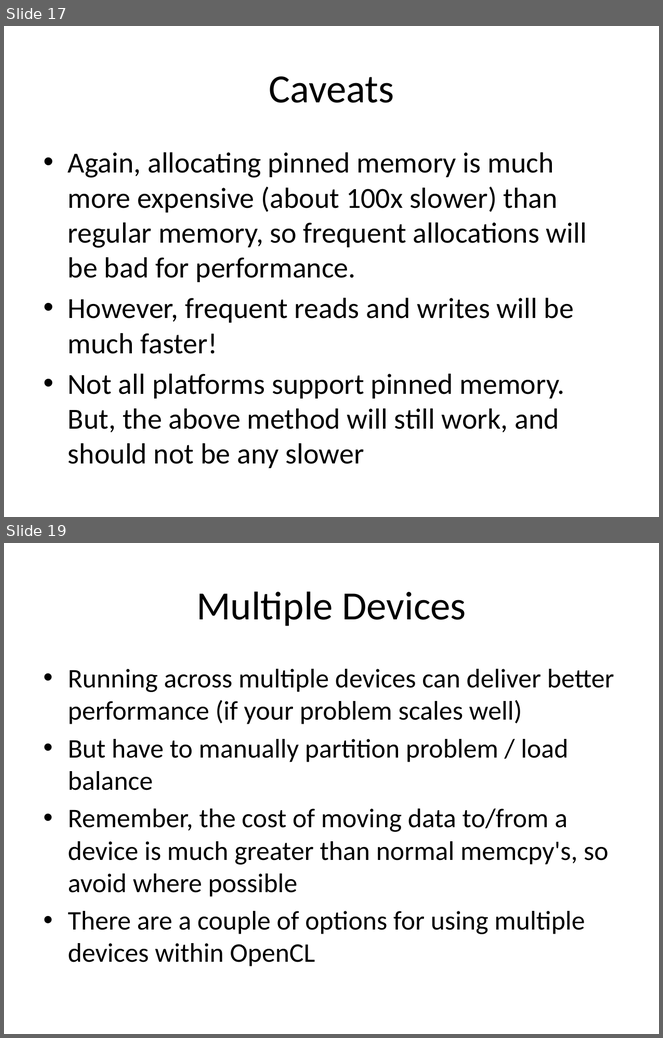
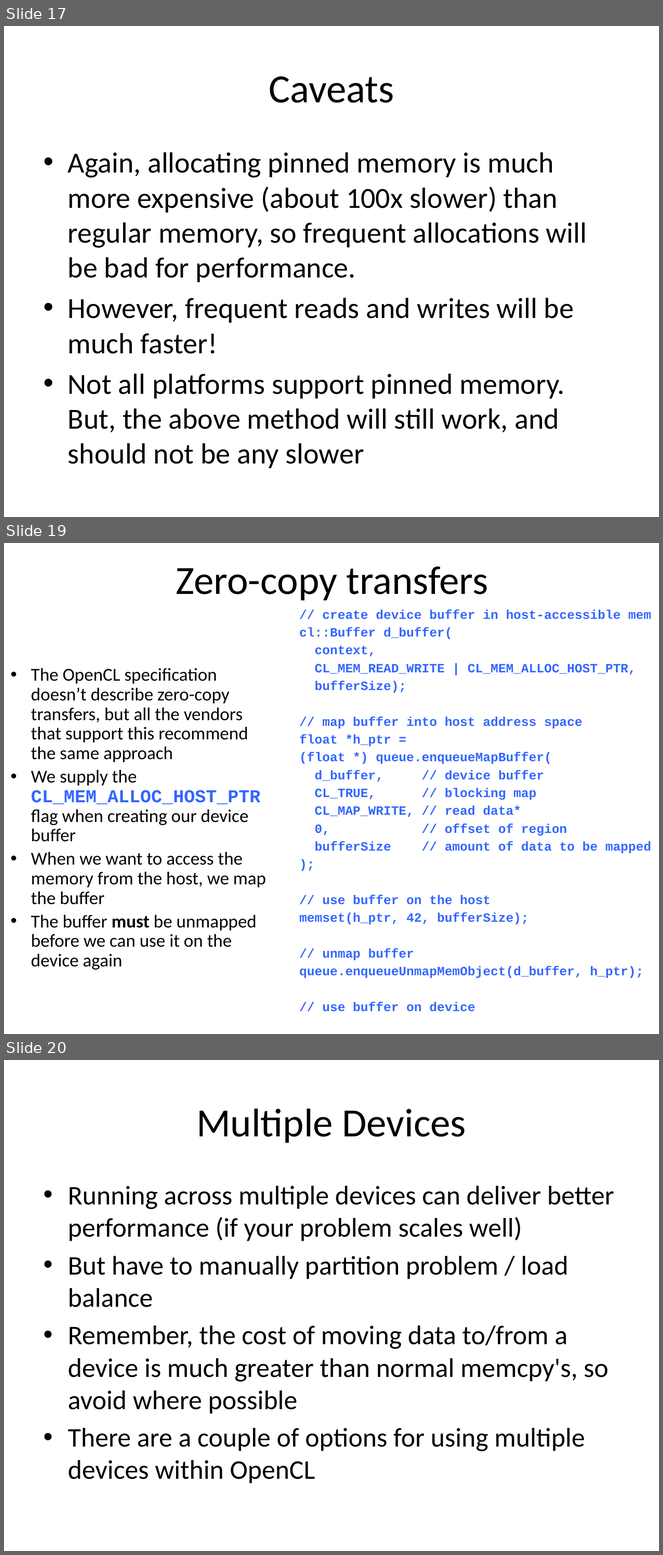
Before and after one commit to UoB-HPC/opencl-training-code, a slide deck: slides/advanced_part1.pptx. Shown one above the other, each under a label of ours: slides 17 and 19 before the commit, slides 17, 19 and 20 after it; the slides between them are not shown. The pictures are 663x1038 and 663x1555 pixels, drawn with LibreOffice and Linux fonts; fonts in the diff are those of the drawing. Boxes give left, top, right and bottom in pixels: in the first picture for what was removed or moved away, otherwise in the second. Text is boxed around its words. In the diff, an @@ line names an element or a change of style, - is before the commit and + after.

Commit message:
Added slides describing zero-copy transfers.

```diff
--- a/slides/advanced_part1.pptx
+++ b/slides/advanced_part1.pptx
@@ slide 19 added at box(4, 543, 659, 1034), background #FFFFFF @@
@@ title added at box(176, 566, 488, 601), 44 pt, text #000000 @@
+Zero-copy transfers
@@ text added at box(299, 610, 651, 1012), 14 pt, text #3366FF, bold @@
+// create device buffer in host-accessible mem
+cl::Buffer d_buffer(
+context,
+CL_MEM_READ_WRITE | CL_MEM_ALLOC_HOST_PTR,
+bufferSize);
+// map buffer into host address space
+float *h_ptr =
+(float *) queue.enqueueMapBuffer(
+d_buffer, // device buffer
+CL_TRUE, // blocking map
+CL_MAP_WRITE, // read data*
+0, // offset of region
+bufferSize // amount of data to be mapped
+);
+// use buffer on the host
+memset(h_ptr, 42, bufferSize);
+// unmap buffer
+queue.enqueueUnmapMemObject(d_buffer, h_ptr);
+// use buffer on device
@@ text added at box(31, 668, 266, 970), 20 pt, text #000000 @@
+• The OpenCL specification doesn’t describe zero-copy transfers, but all the vendors that support this recommend the same approach
+• We supply the CL_MEM_ALLOC_HOST_PTR flag when creating our device buffer
+• When we want to access the memory from the host, we map the buffer
+• The buffer must be unmapped before we can use it on the device again
@@ what was slide 19 is now slide 20 @@
```
Also in this commit, not shown: 2 slides changed.
